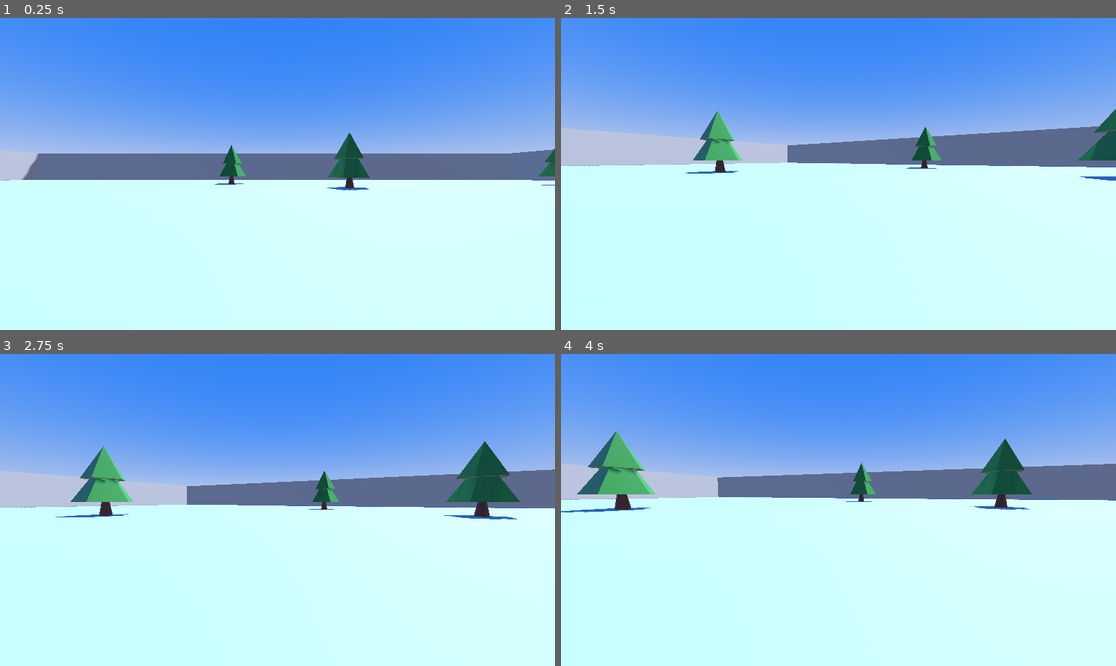
Above: before the commit, frames 1-4 (two rows, left to right).
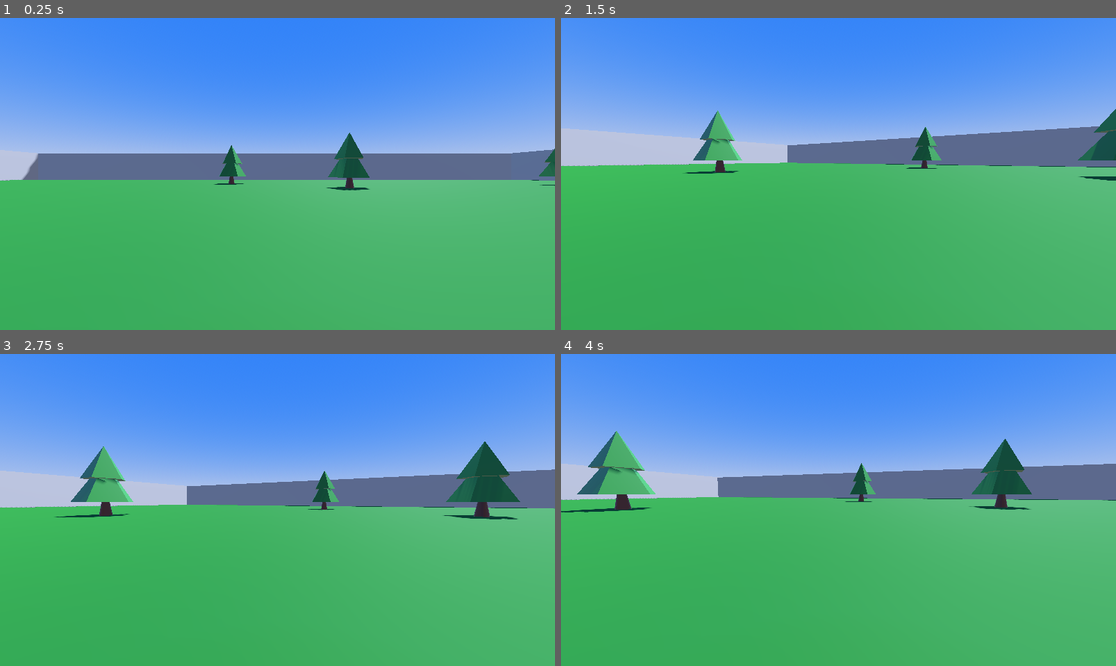
Above: after the commit, the same moments.

Repository: KiziDooh/GamJam
Game: Godot game, scene res://node_3d.tscn
The game is run twice, just before and just after one commit, with the same random seed, the same clock (stepped at 60 frames per second) and the same inputs.
Inputs (mouse positions are in pixels of both pictures, inside the frame that each line leads up to):
- Up to frame 1 (0.25 s): no input
- Up to frame 2 (1.5 s): tap Enter (ui_accept) at 0.5, 0.77, 1.25 s; move the mouse to (960, 158) at 0.52 s; hold Right (ui_right) 0.53-1.28 s; click (960, 158) at 0.67 s; move the mouse to (810, 174) at 1.27 s; hold Up (ui_up) from 1.28 s (still down)
- Up to frame 3 (2.75 s): keep holding Up (ui_up); tap Enter (ui_accept) at 1.52, 2 s; move the mouse to (288, 503) at 2.02 s
- Up to frame 4 (4 s): keep holding Up (ui_up); tap Enter (ui_accept) at 2.75, 3.02, 3.5, 3.77 s; move the mouse to (832, 516) at 2.77 s; click (832, 516) at 2.92 s; move the mouse to (877, 513) at 3.52 s

The runs differ from the first frame. In frame 1, 48% of the frame differs, in the area x 0-100%, y 51-100%; in frame 2, 53%; in frame 3, 51%; in frame 4, 54%, in the area x 0-100%, y 45-100%.

Commit message:
grass grean

Diff:
--- a/node_3d.tscn
+++ b/node_3d.tscn
@@ -18,6 +18,12 @@
 sky = SubResource("Sky_q6vde")
 tonemap_mode = 2
 
+[sub_resource type="StandardMaterial3D" id="StandardMaterial3D_afntl"]
+albedo_color = Color(0.120631, 0.364504, 0.0299465, 1)
+metallic = 0.06
+metallic_texture_channel = 1
+roughness = 0.81
+
 [node name="Node3D" type="Node3D"]
 
 [node name="WorldEnvironment" type="WorldEnvironment" parent="."]
@@ -36,6 +42,7 @@
 
 [node name="CSGBox3D" type="CSGBox3D" parent="."]
 transform = Transform3D(7.56693, 0, 0, 0, 1, 0, 0, 0, 5.45369, 0.999852, 0.987595, 0.629733)
+material_override = SubResource("StandardMaterial3D_afntl")
 use_collision = true
 size = Vector3(26.4658, 1, 30.3584)
 
Not shown: 1 places in node_3d.tscn that only renumber resources
Not shown, added: scenes/the stain.amr
Not shown, added: the stain.amr
